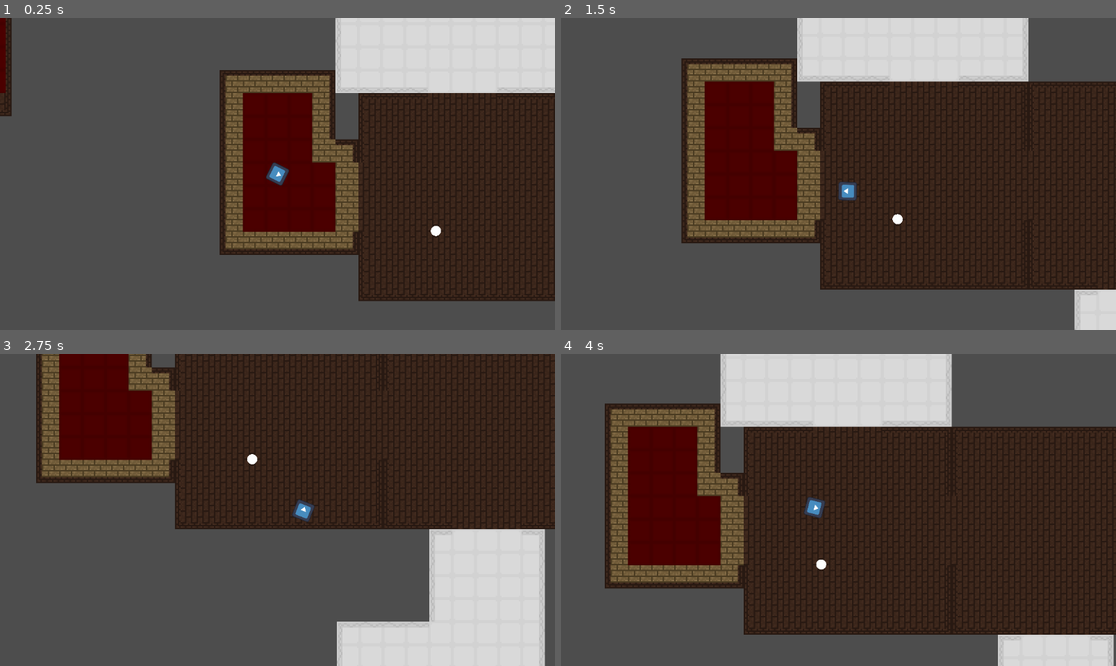
Above: before the commit, frames 1-4 (two rows, left to right).
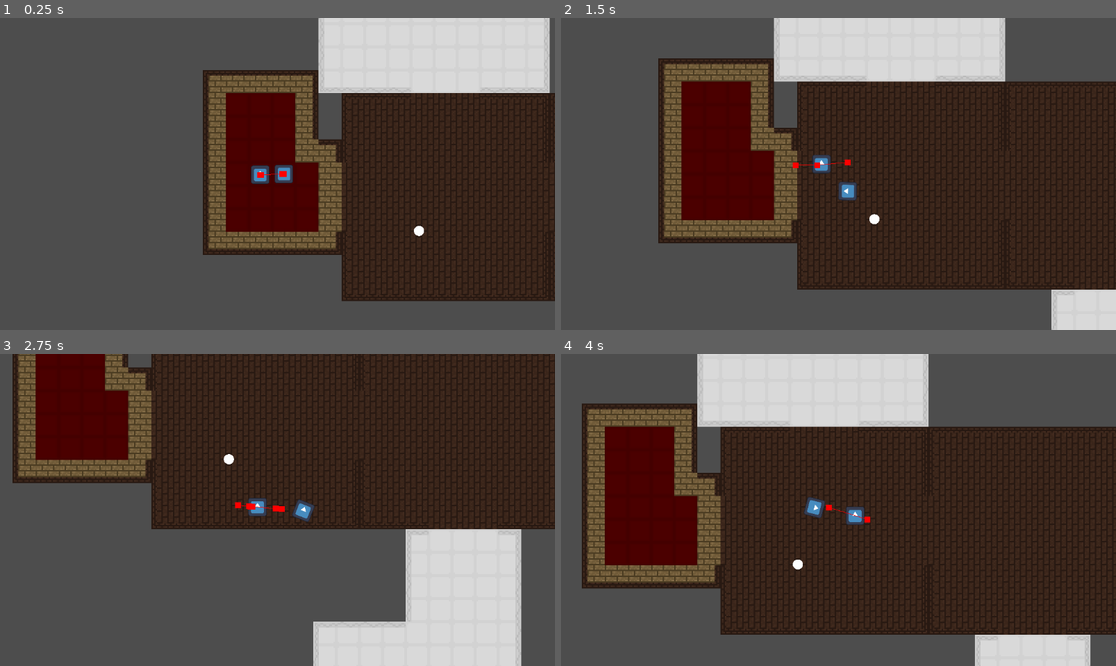
Above: after the commit, the same moments.

Repository: Rodrikk834/etromaton
Game: Godot game, scene res://scenes/main scene.tscn
Two runs of this game, one before a commit and one after it. Both use one fixed random seed, a clock stepped at 60 frames per second and the inputs below. The engine's default icon, where the game draws it, is replaced by a stand-in: a white triangle on a blue panel in a dark square.
Inputs (mouse positions are in pixels of both pictures, inside the frame that each line leads up to):
- Up to frame 1 (0.25 s): no input
- Up to frame 2 (1.5 s): move the mouse to (960, 158) at 0.52 s; hold D (move_right) 0.53-1.28 s; tap E (interact) at 0.6 s; move the mouse to (727, 189) at 1.27 s; hold S (move_down) from 1.28 s (still down); click (727, 189) at 1.35 s
- Up to frame 3 (2.75 s): move the mouse to (333, 441) at 2.02 s; release S (move_down) at 2.03 s; hold D (move_right) from 2.03 s (still down); tap E (interact) at 2.1 s
- Up to frame 4 (4 s): move the mouse to (810, 572) at 2.77 s; release D (move_right) at 2.78 s; hold W (move_up) 2.78-3.53 s; click (810, 572) at 2.85 s; move the mouse to (1005, 556) at 3.52 s; hold A (move_left) from 3.53 s (still down); tap E (interact) at 3.6 s

The runs differ from the first frame. In frame 1, 10% of the frame differs, in the area x 0-100%, y 0-91%; in frame 2, 12%; in frame 3, 12%; in frame 4, 13%, in the area x 3-100%, y 0-100%.

Commit message:
pinche robot implementado alv
hola

Diff:
--- a/project.godot
+++ b/project.godot
@@ -14,6 +14,11 @@
 run/main_scene="uid://ctciwf5uabn6l"
 config/features=PackedStringArray("4.6", "GL Compatibility")
 config/icon="res://tiles/icon.svg"
+
+[global_group]
+
+player=""
+navigation=""
 
 [input]
 
--- a/scenes/main scene.tscn
+++ b/scenes/main scene.tscn
@@ -3,10 +3,7 @@
 [ext_resource type="Script" uid="uid://c6xgilu2y2igh" path="res://scripts/worldGenController.gd" id="1_6r1qt"]
 [ext_resource type="Script" uid="uid://x5ol3g0ltt0c" path="res://scenes/cuartos_especiales.gd" id="1_vd6wd"]
 [ext_resource type="PackedScene" uid="uid://c8uykk3s4dguc" path="res://scenes/rooms/habitacion_1.tscn" id="2_8yh2u"]
-[ext_resource type="Script" uid="uid://yn6eexbahhdf" path="res://scripts/player.gd" id="2_ijdfw"]
-[ext_resource type="Texture2D" uid="uid://d3k6gj0254vxo" path="res://tiles/icon.svg" id="2_k0ot2"]
 [ext_resource type="PackedScene" uid="uid://15cn32x8o1mr" path="res://scenes/rooms/habitacion_2.tscn" id="3_d2vo2"]
-[ext_resource type="PackedScene" uid="uid://c35p5r3qk0lto" path="res://scenes/taser_ray.tscn" id="3_esn7u"]
 [ext_resource type="TileSet" uid="uid://tir6tddggwiu" path="res://tiles/hola.tres" id="3_ijdfw"]
 [ext_resource type="PackedScene" uid="uid://dec2mp6etjb5u" path="res://scenes/rooms/room_2.tscn" id="3_jb6a7"]
 [ext_resource type="PackedScene" uid="uid://b3asmb7bybdy7" path="res://scenes/rooms/room_1.tscn" id="3_k0ot2"]
@@ -28,6 +25,8 @@
 [ext_resource type="PackedScene" uid="uid://pehpqoyxlkfi" path="res://scenes/rooms/bano_2.tscn" id="20_wr82n"]
 [ext_resource type="PackedScene" uid="uid://ckpj7qp88wrrq" path="res://scenes/rooms/bano_3.tscn" id="21_up5pg"]
 [ext_resource type="PackedScene" uid="uid://wwgwliatgrkc" path="res://scenes/rooms/bano_4.tscn" id="22_j2c5s"]
+[ext_resource type="PackedScene" uid="uid://dlhhllktxjwcj" path="res://scenes/player.tscn" id="24_txgxd"]
+[ext_resource type="PackedScene" uid="uid://dino4tyr5fyr1" path="res://scenes/robot_character.tscn" id="29_wr82n"]
 
 [sub_resource type="Resource" id="Resource_q80np"]
 script = ExtResource("1_vd6wd")
@@ -42,14 +41,10 @@
 metadata/_custom_type_script = "uid://x5ol3g0ltt0c"
 
 [sub_resource type="NavigationPolygon" id="NavigationPolygon_1w873"]
+sample_partition_type = 1
 parsed_geometry_type = 1
+parsed_collision_mask = 1
 source_geometry_mode = 1
-
-[sub_resource type="RectangleShape2D" id="RectangleShape2D_jb6a7"]
-size = Vector2(125, 125)
-
-[sub_resource type="CircleShape2D" id="CircleShape2D_k0ot2"]
-radius = 97.46
 
 [sub_resource type="CircleShape2D" id="CircleShape2D_sneai"]
 radius = 43.47
@@ -71,33 +66,15 @@
 [node name="floors" type="TileMapLayer" parent="rooms/NavigationRegion2D" unique_id=1162078543]
 tile_set = ExtResource("3_ijdfw")
 
-[node name="walls" type="TileMapLayer" parent="rooms/NavigationRegion2D" unique_id=1969529535]
+[node name="walls" type="TileMapLayer" parent="rooms/NavigationRegion2D" unique_id=1969529535 groups=["navigation"]]
 tile_set = ExtResource("3_ijdfw")
+navigation_enabled = false
 
-[node name="Player" type="CharacterBody2D" parent="." unique_id=1272999153]
-scale = Vector2(0.1, 0.1)
-script = ExtResource("2_ijdfw")
-bullet_scene = ExtResource("3_esn7u")
+[node name="RobotCharacter" parent="rooms/NavigationRegion2D" unique_id=150247689 instance=ExtResource("29_wr82n")]
+position = Vector2(8, 8)
+scale = Vector2(0.9999998, 0.9999998)
 
-[node name="CollisionShape2D" type="CollisionShape2D" parent="Player" unique_id=421983967]
-position = Vector2(0.5, -0.5)
-shape = SubResource("RectangleShape2D_jb6a7")
-
-[node name="Sprite2D" type="Sprite2D" parent="Player" unique_id=2058014291]
-rotation = 1.5707964
-texture = ExtResource("2_k0ot2")
-
-[node name="PickUpArea" type="Area2D" parent="Player" unique_id=488253357]
-
-[node name="CollisionShape2D" type="CollisionShape2D" parent="Player/PickUpArea" unique_id=463015488]
-shape = SubResource("CircleShape2D_k0ot2")
-
-[node name="ShootPos" type="Node2D" parent="Player" unique_id=158454658]
-position = Vector2(89, -1)
-
-[node name="Camera2D" type="Camera2D" parent="Player" unique_id=1317023274]
-zoom = Vector2(3, 3)
-position_smoothing_enabled = true
+[node name="Player" parent="." unique_id=540015378 instance=ExtResource("24_txgxd")]
 
 [node name="Item" type="Area2D" parent="." unique_id=424996310]
 position = Vector2(110, 39)
@@ -112,6 +89,3 @@
 [node name="CollisionShape2D" type="CollisionShape2D" parent="Item" unique_id=1742457022]
 position = Vector2(-4, 5)
 shape = SubResource("CircleShape2D_sneai")
-
-[connection signal="area_entered" from="Player/PickUpArea" to="Player" method="_on_pick_up_area_area_entered"]
-[connection signal="area_exited" from="Player/PickUpArea" to="Player" method="_on_pick_up_area_area_exited"]
--- /dev/null
+++ b/scenes/player.tscn
@@ -0,0 +1,39 @@
+[gd_scene format=3 uid="uid://dlhhllktxjwcj"]
+
+[ext_resource type="Script" uid="uid://yn6eexbahhdf" path="res://scripts/player.gd" id="1_qhqgy"]
+[ext_resource type="PackedScene" uid="uid://c35p5r3qk0lto" path="res://scenes/taser_ray.tscn" id="2_dqkch"]
+[ext_resource type="Texture2D" uid="uid://d3k6gj0254vxo" path="res://tiles/icon.svg" id="3_qlg0r"]
+
+[sub_resource type="RectangleShape2D" id="RectangleShape2D_jb6a7"]
+size = Vector2(125, 125)
+
+[sub_resource type="CircleShape2D" id="CircleShape2D_k0ot2"]
+radius = 97.46
+
+[node name="Player" type="CharacterBody2D" unique_id=540015378 groups=["player"]]
+scale = Vector2(0.1, 0.1)
+script = ExtResource("1_qhqgy")
+bullet_scene = ExtResource("2_dqkch")
+
+[node name="CollisionShape2D" type="CollisionShape2D" parent="." unique_id=1818053026]
+position = Vector2(0.5, -0.5)
+shape = SubResource("RectangleShape2D_jb6a7")
+
+[node name="Sprite2D" type="Sprite2D" parent="." unique_id=95717031]
+rotation = 1.5707964
+texture = ExtResource("3_qlg0r")
+
+[node name="PickUpArea" type="Area2D" parent="." unique_id=1527539823]
+
+[node name="CollisionShape2D" type="CollisionShape2D" parent="PickUpArea" unique_id=1921320209]
+shape = SubResource("CircleShape2D_k0ot2")
+
+[node name="ShootPos" type="Node2D" parent="." unique_id=391251100]
+position = Vector2(89, -1)
+
+[node name="Camera2D" type="Camera2D" parent="." unique_id=1698437678]
+zoom = Vector2(3, 3)
+position_smoothing_enabled = true
+
+[connection signal="area_entered" from="PickUpArea" to="." method="_on_pick_up_area_area_entered"]
+[connection signal="area_exited" from="PickUpArea" to="." method="_on_pick_up_area_area_exited"]
--- /dev/null
+++ b/scenes/robot_character.tscn
@@ -0,0 +1,49 @@
+[gd_scene format=3 uid="uid://dino4tyr5fyr1"]
+
+[ext_resource type="Texture2D" uid="uid://d3k6gj0254vxo" path="res://tiles/icon.svg" id="1_em8rj"]
+[ext_resource type="Script" uid="uid://bd3fx0xex72gn" path="res://scripts/StateMachine.gd" id="2_eqd43"]
+[ext_resource type="Script" uid="uid://nuuv03ac6epc" path="res://scripts/RobotFollow.gd" id="3_em8rj"]
+[ext_resource type="Script" uid="uid://cftb5py8nen2q" path="res://scripts/RobotIdle.gd" id="3_eqd43"]
+
+[sub_resource type="CircleShape2D" id="CircleShape2D_il4nl"]
+
+[sub_resource type="CircleShape2D" id="CircleShape2D_em8rj"]
+
+[node name="RobotCharacter" type="CharacterBody2D" unique_id=150247689]
+
+[node name="RobotSprite" type="Sprite2D" parent="." unique_id=72328348]
+scale = Vector2(0.1, 0.1)
+texture = ExtResource("1_em8rj")
+
+[node name="CollisionShape2D" type="CollisionShape2D" parent="." unique_id=879775622]
+shape = SubResource("CircleShape2D_il4nl")
+
+[node name="StateMachine" type="Node" parent="." unique_id=358133987 node_paths=PackedStringArray("initialState")]
+script = ExtResource("2_eqd43")
+initialState = NodePath("RobotIdle")
+
+[node name="RobotFollow" type="Node" parent="StateMachine" unique_id=1752883160 node_paths=PackedStringArray("enemy", "NavigationAgent")]
+script = ExtResource("3_em8rj")
+enemy = NodePath("../..")
+NavigationAgent = NodePath("../../NavigationAgent2D")
+metadata/_custom_type_script = "uid://nuuv03ac6epc"
+
+[node name="RobotIdle" type="Node" parent="StateMachine" unique_id=1047294123 node_paths=PackedStringArray("enemy", "NavigationAgent")]
+script = ExtResource("3_eqd43")
+enemy = NodePath("../..")
+NavigationAgent = NodePath("../../NavigationAgent2D")
+metadata/_custom_type_script = "uid://cftb5py8nen2q"
+
+[node name="RobotStun" type="Node" parent="StateMachine" unique_id=1455053402 node_paths=PackedStringArray("enemy", "NavigationAgent")]
+script = ExtResource("3_eqd43")
+enemy = NodePath("../..")
+NavigationAgent = NodePath("../../NavigationAgent2D")
+metadata/_custom_type_script = "uid://cftb5py8nen2q"
+
+[node name="NavigationAgent2D" type="NavigationAgent2D" parent="." unique_id=694896286]
+debug_enabled = true
+
+[node name="Hitbox" type="Area2D" parent="." unique_id=674668454]
+
+[node name="CollisionShape2D" type="CollisionShape2D" parent="Hitbox" unique_id=1483963307]
+shape = SubResource("CircleShape2D_em8rj")
--- a/scenes/rooms/cocina_2.tscn
+++ b/scenes/rooms/cocina_2.tscn
@@ -174,7 +174,7 @@
 z_index = 1
 texture_filter = 1
 position = Vector2(-8, -8)
-tile_map_data = PackedByteArray("AAD5////AQACAAIAAAD9//v/AQA …(448 unchanged characters)… DAAAAAAACAAcAAQADAAAAAAACAAMAAQACAAEAAAA=")
+tile_map_data = PackedByteArray("AAD5////AQACAAIAAAD9//v/AQA …(448 unchanged characters)… DAAAAAAACAAcAAQADAAAAAAACAAMAAQACAAEAAAACAAIAAQADAAAAAAADAAIAAQADAAAAAAA=")
 tile_set = SubResource("TileSet_cqijv")
 
 [node name="doors" type="Node2D" parent="." unique_id=1003071487]
--- a/scenes/rooms/estudio_3.tscn
+++ b/scenes/rooms/estudio_3.tscn
@@ -162,6 +162,7 @@
 muro_arriba = Vector2i(6, 1)
 muro_abajo = Vector2i(7, 0)
 muro_izquierda = Vector2i(7, 1)
+muro_derecha = Vector2i(6, 0)
 
 [node name="floors" type="TileMapLayer" parent="." unique_id=1344323048]
 texture_filter = 1
--- /dev/null
+++ b/scripts/RobotFollow.gd
@@ -0,0 +1,49 @@
+extends State
+class_name RobotFollow
+
+@export var moveSpeed := 90.0
+@export var enemy: CharacterBody2D
+@export var NavigationAgent: NavigationAgent2D
+@export var path_update_interval := 0.2
+@export var detectionRadius := 150.0
+
+# Variable interna, ya no la exportamos al inspector
+var player: CharacterBody2D
+var path_update_timer := 0.0
+
+func _ready():
+	# Buscamos al jugador por su grupo, igual que en el estado Idle
+	player = get_tree().get_first_node_in_group("player")
+
+	if player == null:
+		push_error("RobotFollow: No se encontró al jugador en el grupo 'player'.")
+
+func Enter():
+	if player != null:
+		NavigationAgent.target_position = player.global_position
+
+func Physics_Update(_delta: float):
+	# PROTECCIÓN CONTRA CRASH: Si el jugador ya no existe (ej. murió), volvemos a Idle
+	if player == null:
+		Transitioned.emit(self, "RobotIdle")
+		return
+
+	# Si el jugador se aleja demasiado, lo dejamos de seguir
+	if enemy.global_position.distance_to(player.global_position) > detectionRadius:
+		Transitioned.emit(self, "RobotIdle")
+		return
+
+	# Actualizamos la ruta cada cierto intervalo para no saturar el procesador
+	path_update_timer += _delta
+	if path_update_timer >= path_update_interval:
+		NavigationAgent.target_position = player.global_position
+		path_update_timer = 0.0
+
+	if NavigationAgent.is_navigation_finished():
+		return
+
+	# Movimiento usando el NavMesh generado proceduralmente
+	var next_pos = NavigationAgent.get_next_path_position()
+	var direction = (next_pos - enemy.global_position).normalized()
+	enemy.velocity = direction * moveSpeed
+	enemy.move_and_slide()
--- /dev/null
+++ b/scripts/RobotIdle.gd
@@ -0,0 +1,125 @@
+extends State
+class_name RobotIdle
+
+@export_category("Configuración de Patrulla")
+@export var radius := 500.0
+@export var moveSpeed := 100.0
+@export var waitDuration := 2.0
+@export var detectionRadius := 150.0
+
+@export_category("Referencias")
+@export var enemy: CharacterBody2D
+@export var NavigationAgent: NavigationAgent2D
+
+# Referencia al jugador (se busca por grupo)
+var player: CharacterBody2D
+
+enum Phase { MOVING, WAITING }
+var phase = Phase.MOVING
+var wait_timer := 0.0
+
+func _ready():
+	# Buscamos al jugador en el grupo "player"
+	player = get_tree().get_first_node_in_group("player")
+
+	if player == null:
+		push_warning("RobotIdle: No se encontró al jugador en el grupo 'player'.")
+
+	# Si no asignaste el agente en el inspector, intentamos buscarlo en el hijo
+	if NavigationAgent == null and enemy != null:
+		NavigationAgent = enemy.get_node_or_null("NavigationAgent2D")
+
+func Enter():
+	# 1. PEQUEÑA ESPERA INICIAL
+	# Le damos un frame de física para que el agente se vincule internamente
+	# al mapa de navegación por defecto de Godot.
+	if not NavigationAgent.is_node_ready():
+		await NavigationAgent.ready
+	await get_tree().physics_frame
+
+	# 2. OBTENER EL RID DEL MAPA
+	var map_rid = NavigationAgent.get_navigation_map()
+
+	# 3. VALIDACIÓN DE SEGURIDAD
+	# Verificamos que el RID no sea nulo antes de preguntarle al servidor.
+	if map_rid.is_valid():
+		# Si el servidor aún no ha procesado la primera iteración (ID 0), esperamos.
+		if NavigationServer2D.map_get_iteration_id(map_rid) == 0:
+			await NavigationServer2D.map_changed
+			await get_tree().physics_frame
+	else:
+		# Si llegamos aquí y el RID sigue siendo inválido, esperamos un poco más.
+		push_warning("RobotIdle: El Agente aún no tiene un mapa asignado. Reintentando en el siguiente frame...")
+		await get_tree().physics_frame
+		Enter() # Reintento recursivo controlado
+		return
+
+	pick_new_target()
+
+func pick_new_target():
+	if NavigationAgent == null: return
+
+	var map = NavigationAgent.get_navigation_map()
+
+	# Validación de seguridad: si por alguna razón extraña el mapa sigue inválido,
+	# esperamos en lugar de crashear el servidor de C++
+	if not map.is_valid() or NavigationServer2D.map_get_iteration_id(map) == 0:
+		phase = Phase.WAITING
+		wait_timer = 0.0
+		return
+
+	var snapped: Vector2
+	var found := false
+
+	# Intentamos buscar un punto válido en el NavMesh hasta 10 veces
+	for i in range(10):
+		var random_point = random_in_radius(enemy.global_position)
+
+		# Le pedimos al servidor el punto caminable más cercano a nuestra posición aleatoria
+		snapped = NavigationServer2D.map_get_closest_point(map, random_point)
+
+		# Si el punto encontrado está cerca del punto deseado (no atravesó muros), es válido
+		if random_point.distance_to(snapped) <= 50.0:
+			found = true
+			break
+
+	if found:
+		NavigationAgent.target_position = snapped
+		phase = Phase.MOVING
+	else:
+		# Si no encontró nada, espera un tiempo y vuelve a intentar
+		phase = Phase.WAITING
+		wait_timer = 0.0
+
+func random_in_radius(origin: Vector2) -> Vector2:
+	return Vector2(
+		randf_range(origin.x - radius, origin.x + radius),
+		randf_range(origin.y - radius, origin.y + radius)
+	)
+
+func Physics_Update(_delta: float):
+	if NavigationAgent == null: return
+
+	# Detección del jugador para transición de estado
+	if player != null:
+		if enemy.global_position.distance_to(player.global_position) <= detectionRadius:
+			Transitioned.emit(self, "RobotFollow")
+			return
+
+	if phase == Phase.MOVING:
+		# Si llegamos al destino aleatorio, empezamos a esperar
+		if NavigationAgent.is_target_reached():
+			phase = Phase.WAITING
+			wait_timer = 0.0
+			enemy.velocity = Vector2.ZERO # Detenemos al robot
+		else:
+			# Lógica de movimiento suave hacia el siguiente punto del camino
+			var next_pos = NavigationAgent.get_next_path_position()
+			var direction = (next_pos - enemy.global_position).normalized()
+			enemy.velocity = direction * moveSpeed
+			enemy.move_and_slide()
+
+	elif phase == Phase.WAITING:
+		wait_timer += _delta
+		if wait_timer >= waitDuration:
+			pick_new_target()
--- /dev/null
+++ b/scripts/RobotStunned.gd
@@ -0,0 +1,22 @@
+extends State
+
+@export var hitbox : Area2D
+@export var duration := 20.0
+@export var enemy : CharacterBody2D
+@export var NavigationAgent : NavigationAgent2D
+
+var timer
+
+func Enter():
+	timer = duration
+	enemy.velocity = Vector2(0.0, 0.0)
+	NavigationAgent.target_position = enemy.global_position
+	hitbox.monitoring = false
+
+func Exit():
+	hitbox.monitoring = true
+
+func Physics_Update(_delta: float):
+	timer -= _delta
+	if timer <= 0:
+		Transitioned.emit(self, "RobotIdle")
--- /dev/null
+++ b/scripts/State.gd
@@ -0,0 +1,16 @@
+extends Node
+class_name State
+
+signal Transitioned
+
+func Enter():
+	pass
+
+func Exit():
+	pass
+
+func Update(_delta: float):
+	pass
+
+func Physics_Update(_delta: float):
+	pass
--- /dev/null
+++ b/scripts/StateMachine.gd
@@ -0,0 +1,38 @@
+extends Node
+
+@export var initialState : State
+
+var currentState: State
+var states: Dictionary = {}
+
+func _ready() -> void:
+	for child in get_children():
+		if child is State:
+			states[child.name.to_lower()] = child
+			child.Transitioned.connect(on_child_transition)
+
+	if initialState:
+		initialState.Enter()
+		currentState = initialState
+
+func _process(delta: float) -> void:
+	if currentState:
+		currentState.Update(delta)
+
+func _physics_process(delta: float) -> void:
+	if currentState:
+		currentState.Physics_Update(delta)
+
+func on_child_transition(state, new_state_name):
+	if state != currentState:
+		return
+
+	var new_state : State = states.get(new_state_name.to_lower())
+	if !new_state:
+		return
+
+	if currentState:
+		currentState.Exit()
+
+	new_state.Enter()
+	currentState = new_state
--- a/scripts/worldGenController.gd
+++ b/scripts/worldGenController.gd
@@ -39,6 +39,10 @@
 var cuartos_generados : int = 0
 var contador_instancias : int = 0
 
+# Al final de tu lista de @onready
+@onready var region_navegacion = $NavigationRegion2D
+
+# Modifica tu función _ready para incluir el llamado al final
 func _ready():
 	rng.seed = semilla_inicial
 	preparar_catalogo()
@@ -48,6 +52,67 @@
 	_construir_pasillos_astar()
 	_sellar_puertas_sobrantes()
 	dibujar_mapa_final()
+
+	# Ejecutamos la navegación al final
+	_actualizar_mapa_navegacion()
+
+func _actualizar_mapa_navegacion():
+	await get_tree().physics_frame
+
+	if not region_navegacion: return
+
+	var nav_poly = region_navegacion.navigation_polygon
+	if nav_poly == null:
+		region_navegacion.navigation_polygon = NavigationPolygon.new()
+		nav_poly = region_navegacion.navigation_polygon
+
+	nav_poly.parsed_geometry_type = NavigationPolygon.PARSED_GEOMETRY_STATIC_COLLIDERS
+	nav_poly.source_geometry_mode = NavigationPolygon.SOURCE_GEOMETRY_ROOT_NODE_CHILDREN
+	nav_poly.agent_radius = 10.0
+
+	# --- NUEVAS PROPIEDADES PARA SUAVIZAR EL MESH ---
+	# cell_size aumenta el tamaño de la "brocha" al hornear.
+	# Valores más altos (ej. 2.0, 4.0 o incluso 8.0) generan un mesh mucho más recto y regular.
+	# Ve probando cuál se ajusta mejor al tamaño de tus tiles.
+	nav_poly.cell_size = 4.0
+
+	region_navegacion.bake_navigation_polygon()
+
+	for nodo in get_tree().get_nodes_in_group("navigation"):
+		if nodo is TileMapLayer: continue
+		if nodo is Node2D:
+			_cut_out_manual(nodo)
+
+func _cut_out_manual(node: Node2D):
+	var polygon = region_navegacion.navigation_polygon
+	if not polygon: return
+
+	# Búsqueda segura del hijo CollisionShape2D
+	var collision_shape: CollisionShape2D = null
+	for child in node.get_children():
+		if child is CollisionShape2D:
+			collision_shape = child
+			break
+
+	if collision_shape and collision_shape.shape is RectangleShape2D:
+		var rect_shape = collision_shape.shape as RectangleShape2D
+		var extents = rect_shape.size / 2.0 # Godot 4 usa .size
+
+		var vertices = [
+			Vector2(-extents.x, -extents.y),
+			Vector2(extents.x, -extents.y),
+			Vector2(extents.x, extents.y),
+			Vector2(-extents.x, extents.y)
+		]
+
+		var new_outline = PackedVector2Array()
+		var shape_transform = collision_shape.global_transform
+		for vertex in vertices:
+			new_outline.append(shape_transform * vertex)
+
+		polygon.add_outline(new_outline)
+		polygon.make_polygons_from_outlines()
+		region_navegacion.navigation_polygon = polygon
 
 func preparar_catalogo():
 	base_de_datos_iniciales = _procesar_array_escenas(escenas_iniciales)
--- a/tiles/hola.tres
+++ b/tiles/hola.tres
@@ -1,6 +1,42 @@
 [gd_resource type="TileSet" format=3 uid="uid://tir6tddggwiu"]
 
 [ext_resource type="Texture2D" uid="uid://bdi0k2vwuo0gu" path="res://tiles/Tileset - Jueguito.png" id="1_rctwm"]
+
+[sub_resource type="NavigationPolygon" id="NavigationPolygon_rctwm"]
+vertices = PackedVector2Array(8, 8, -8, 8, -8, -8, 8, -8)
+polygons = Array[PackedInt32Array]([PackedInt32Array(0, 1, 2, 3)])
+outlines = Array[PackedVector2Array]([PackedVector2Array(-8, -8, 8, -8, 8, 8, -8, 8)])
+agent_radius = 0.0
+
+[sub_resource type="NavigationPolygon" id="NavigationPolygon_2rhlp"]
+vertices = PackedVector2Array(8, 8, -8, 8, -8, -8, 8, -8)
+polygons = Array[PackedInt32Array]([PackedInt32Array(0, 1, 2, 3)])
+outlines = Array[PackedVector2Array]([PackedVector2Array(-8, -8, 8, -8, 8, 8, -8, 8)])
+agent_radius = 0.0
+
+[sub_resource type="NavigationPolygon" id="NavigationPolygon_1r56e"]
+vertices = PackedVector2Array(8, 8, -8, 8, -8, -8, 8, -8)
+polygons = Array[PackedInt32Array]([PackedInt32Array(0, 1, 2, 3)])
+outlines = Array[PackedVector2Array]([PackedVector2Array(-8, -8, 8, -8, 8, 8, -8, 8)])
+agent_radius = 0.0
+
+[sub_resource type="NavigationPolygon" id="NavigationPolygon_wqobm"]
+vertices = PackedVector2Array(8, 8, -8, 8, -8, -8, 8, -8)
+polygons = Array[PackedInt32Array]([PackedInt32Array(0, 1, 2, 3)])
+outlines = Array[PackedVector2Array]([PackedVector2Array(-8, -8, 8, -8, 8, 8, -8, 8)])
+agent_radius = 0.0
+
+[sub_resource type="NavigationPolygon" id="NavigationPolygon_m32js"]
+vertices = PackedVector2Array(8, 8, -8, 8, -8, -8, 8, -8)
+polygons = Array[PackedInt32Array]([PackedInt32Array(0, 1, 2, 3)])
+outlines = Array[PackedVector2Array]([PackedVector2Array(-8, -8, 8, -8, 8, 8, -8, 8)])
+agent_radius = 0.0
+
+[sub_resource type="NavigationPolygon" id="NavigationPolygon_0bp6y"]
+vertices = PackedVector2Array(8, 8, -8, 8, -8, -8, 8, -8)
+polygons = Array[PackedInt32Array]([PackedInt32Array(0, 1, 2, 3)])
+outlines = Array[PackedVector2Array]([PackedVector2Array(-8, -8, 8, -8, 8, 8, -8, 8)])
+agent_radius = 0.0
 
 [sub_resource type="TileSetAtlasSource" id="TileSetAtlasSource_vu5en"]
 texture = ExtResource("1_rctwm")
@@ -69,12 +105,19 @@
 7:3/0 = 0
 7:3/0/physics_layer_0/polygon_0/points = PackedVector2Array(-8, 4, -8, 8, 8, 8, 8, -8, 4, -8, 4, 4)
 0:4/0 = 0
+0:4/0/navigation_layer_0/polygon = SubResource("NavigationPolygon_rctwm")
 1:4/0 = 0
+1:4/0/navigation_layer_0/polygon = SubResource("NavigationPolygon_2rhlp")
 2:4/0 = 0
+2:4/0/navigation_layer_0/polygon = SubResource("NavigationPolygon_1r56e")
 3:4/0 = 0
+3:4/0/navigation_layer_0/polygon = SubResource("NavigationPolygon_wqobm")
 4:4/0 = 0
+4:4/0/navigation_layer_0/polygon = SubResource("NavigationPolygon_m32js")
 5:4/0 = 0
+5:4/0/navigation_layer_0/polygon = SubResource("NavigationPolygon_0bp6y")
 
 [resource]
 physics_layer_0/collision_layer = 1
+navigation_layer_0/layers = 2
 sources/1 = SubResource("TileSetAtlasSource_vu5en")
Not shown, added: scripts/RobotFollow.gd.uid
Not shown, added: scripts/RobotIdle.gd.uid
Not shown, added: scripts/RobotStunned.gd.uid
Not shown, added: scripts/State.gd.uid
Not shown, added: scripts/StateMachine.gd.uid
Not shown, added: scenes/robot_character.tscn2062662104.tmp
